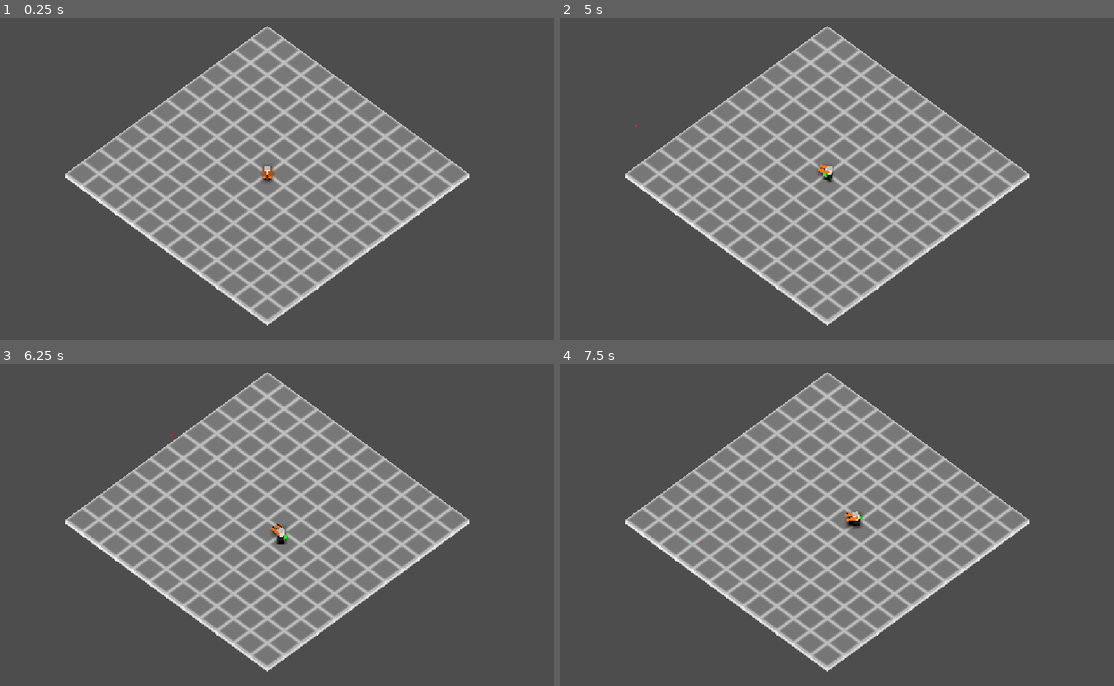
Above: before the commit, frames 1-4 (two rows, left to right).
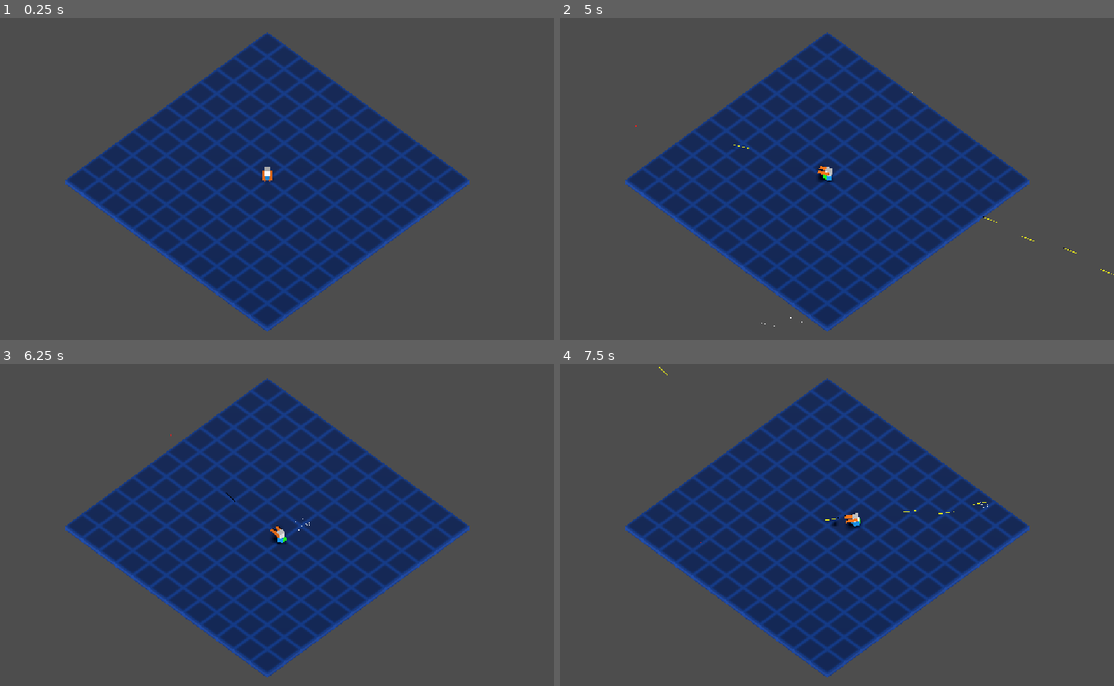
Above: after the commit, the same moments.

Repository: Gamkedo/terminus-2k28
Game: Godot game, scene res://Scenes - Levels/TestArea.tscn
Two runs of this game, one before a commit and one after it. Both use one fixed random seed, a clock stepped at 60 frames per second and the inputs below. Before the commit the project starts from res://Scenes -Levels/TestArea.tscn.
Inputs (mouse positions are in pixels of both pictures, inside the frame that each line leads up to):
- Up to frame 1 (0.25 s): no input
- Up to frame 2 (5 s): tap Enter at 0.5 s; move the mouse to (953, 162) at 0.52 s; press the mouse at (953, 162) at 0.53 s; hold D (walk_right) 0.53-1.28 s; move the mouse to (715, 195) at 1.27 s; release the mouse at (715, 195) at 1.28 s; hold S (walk_down) 1.28-2.03 s; click (715, 195) at 1.35 s; move the mouse to (886, 108) at 2.02 s; press the mouse at (886, 108) at 2.03 s; hold D (walk_right) 2.03-2.78 s; move the mouse to (798, 243) at 2.77 s; release the mouse at (798, 243) at 2.78 s; hold W (walk_up) 2.78-3.53 s; click (798, 243) at 2.85 s; move the mouse to (997, 227) at 3.52 s; press the mouse at (997, 227) at 3.53 s; hold A (walk_left) from 3.53 s (still down); move the mouse to (654, 130) at 4.27 s; release the mouse at (654, 130) at 4.28 s; click (654, 130) at 4.35 s
- Up to frame 3 (6.25 s): move the mouse to (293, 525) at 5.02 s; release A (walk_left) at 5.03 s; press the mouse at (293, 525) at 5.03 s; hold S (walk_down) 5.03-5.78 s; move the mouse to (182, 444) at 5.77 s; release the mouse at (182, 444) at 5.78 s; hold D (walk_right) from 5.78 s (still down); click (182, 444) at 5.85 s
- Up to frame 4 (7.5 s): move the mouse to (953, 508) at 6.52 s; release D (walk_right) at 6.53 s; press the mouse at (953, 508) at 6.53 s; hold W (walk_up) 6.53-7.28 s; move the mouse to (715, 541) at 7.27 s; release the mouse at (715, 541) at 7.28 s; hold D (walk_right) from 7.28 s (still down); click (715, 541) at 7.35 s

The runs differ from the first frame. In frame 1, 36% of the frame differs, in the area x 11-85%, y 2-98%; in frame 2, 36%, in the area x 11-100%, y 2-98%; in frame 3, 36%; in frame 4, 36%.

Commit message:
Mouse fires from turrets, particles spawned on collision with ground

Diff:
--- a/Scenes -Levels/TestArea.tscn
+++ b/Scenes - Levels/TestArea.tscn
@@ -7,23 +7,26 @@
 size = Vector3(48, 1, 48)
 
 [sub_resource type="StandardMaterial3D" id="StandardMaterial3D_4flbx"]
+albedo_color = Color(0, 0.29411766, 0.70980394, 1)
 albedo_texture = ExtResource("1_5omp3")
 uv1_scale = Vector3(0.25, 0.25, 0.25)
 uv1_triplanar = true
 uv2_triplanar = true
 
 [sub_resource type="BoxShape3D" id="BoxShape3D_7tbbo"]
+size = Vector3(48, 1, 48)
 
 [node name="Node3D" type="Node3D" unique_id=881090372]
 
 [node name="Ground" type="StaticBody3D" parent="." unique_id=313648461]
 
 [node name="MeshInstance3D" type="MeshInstance3D" parent="Ground" unique_id=612605019]
-transform = Transform3D(1, 0, 0, 0, 1, 0, 0, 0, 1, -1, -1, -1)
+transform = Transform3D(1, 0, 0, 0, 1, 0, 0, 0, 1, 0, -1, 0)
 mesh = SubResource("BoxMesh_y5qfa")
 surface_material_override/0 = SubResource("StandardMaterial3D_4flbx")
 
 [node name="CollisionShape3D" type="CollisionShape3D" parent="Ground" unique_id=576058120]
+transform = Transform3D(1, 0, 0, 0, 1, 0, 0, 0, 1, 0, -1, 0)
 shape = SubResource("BoxShape3D_7tbbo")
 
 [node name="Camera3D" type="Camera3D" parent="." unique_id=1314461]
--- /dev/null
+++ b/Scenes - Levels/laser_bolt.gd
@@ -0,0 +1,18 @@
+extends Area3D
+
+const SPEED = 30.0
+
+const LASER_HIT_TSCN = preload("res://Scenes - Objects/laser_hit.tscn")
+
+func _ready():
+	body_entered.connect(_on_body_entered)
+	get_tree().create_timer(5.0).timeout.connect(queue_free) # remove after 5 sec (long out of bounds)
+
+func _physics_process(delta):
+	global_position += -global_basis.z * SPEED * delta
+
+func _on_body_entered(body):
+	var hit_effect = LASER_HIT_TSCN.instantiate()
+	get_tree().current_scene.add_child(hit_effect)
+	hit_effect.global_position = global_position
+	queue_free()
--- /dev/null
+++ b/Scenes - Objects/laser_bolt.tscn
@@ -0,0 +1,24 @@
+[gd_scene format=3 uid="uid://cblqj4rysl46l"]
+
+[ext_resource type="Script" uid="uid://cm2j6bvbieeve" path="res://Scenes - Levels/laser_bolt.gd" id="1_p5fsa"]
+
+[sub_resource type="BoxMesh" id="BoxMesh_7tbbo"]
+size = Vector3(1, 1, 3.717163)
+
+[sub_resource type="StandardMaterial3D" id="StandardMaterial3D_w7dxp"]
+albedo_color = Color(1, 1, 0, 1)
+
+[sub_resource type="BoxShape3D" id="BoxShape3D_y5qfa"]
+size = Vector3(0.41448975, 0.19262695, 2.0805664)
+
+[node name="LaserBolt" type="Area3D" unique_id=1970496457]
+script = ExtResource("1_p5fsa")
+
+[node name="MeshInstance3D" type="MeshInstance3D" parent="." unique_id=471367228]
+transform = Transform3D(0.1, 0, 0, 0, 0.1, 0, 0, 0, 0.7, 0, 0, 0)
+mesh = SubResource("BoxMesh_7tbbo")
+surface_material_override/0 = SubResource("StandardMaterial3D_w7dxp")
+
+[node name="CollisionShape3D" type="CollisionShape3D" parent="." unique_id=268590403]
+transform = Transform3D(1, 0, 0, 0, 1, 0, 0, 0, 1, -0.007171631, -0.022583008, -0.10083008)
+shape = SubResource("BoxShape3D_y5qfa")
--- /dev/null
+++ b/Scenes - Objects/laser_hit.tscn
@@ -0,0 +1,37 @@
+[gd_scene format=3 uid="uid://dg14n5bxo33wb"]
+
+[ext_resource type="Script" uid="uid://dylns0kqgemus" path="res://Scripts/particle_remove.gd" id="1_otmap"]
+
+[sub_resource type="ParticleProcessMaterial" id="ParticleProcessMaterial_usmkl"]
+lifetime_randomness = 0.3
+emission_shape_scale = Vector3(0.1, 0.1, 0.1)
+emission_shape = 1
+emission_sphere_radius = 1.0
+spread = 180.0
+initial_velocity_min = 3.0
+initial_velocity_max = 6.0
+scale_min = 0.099999994
+scale_max = 0.19999999
+
+[sub_resource type="StandardMaterial3D" id="StandardMaterial3D_y5qfa"]
+shading_mode = 0
+billboard_mode = 3
+particles_anim_h_frames = 1
+particles_anim_v_frames = 1
+particles_anim_loop = false
+
+[sub_resource type="QuadMesh" id="QuadMesh_7tbbo"]
+material = SubResource("StandardMaterial3D_y5qfa")
+size = Vector2(0.1, 0.1)
+
+[node name="LaserHit" type="Node3D" unique_id=2136184369]
+script = ExtResource("1_otmap")
+
+[node name="GPUParticles3D" type="GPUParticles3D" parent="." unique_id=939054033]
+emitting = false
+amount = 25
+lifetime = 2.0
+one_shot = true
+explosiveness = 1.0
+process_material = SubResource("ParticleProcessMaterial_usmkl")
+draw_pass_1 = SubResource("QuadMesh_7tbbo")
--- a/Scenes - Objects/player.tscn
+++ b/Scenes - Objects/player.tscn
@@ -5,7 +5,7 @@
 [sub_resource type="BoxMesh" id="BoxMesh_7tbbo"]
 
 [sub_resource type="StandardMaterial3D" id="StandardMaterial3D_25807"]
-albedo_color = Color(0, 0, 0, 1)
+albedo_color = Color(0, 0.627451, 1, 1)
 
 [sub_resource type="BoxMesh" id="BoxMesh_w7dxp"]
 
@@ -35,6 +35,7 @@
 rotation_speed = 5
 
 [node name="Legs" type="MeshInstance3D" parent="." unique_id=1286979195]
+transform = Transform3D(1, 0, 0, 0, 1, 0, 0, 0, 1, 0, 0.49009085, 0)
 mesh = SubResource("BoxMesh_7tbbo")
 surface_material_override/0 = SubResource("StandardMaterial3D_25807")
 
@@ -44,7 +45,7 @@
 surface_material_override/0 = SubResource("StandardMaterial3D_dbkhw")
 
 [node name="Turret" type="MeshInstance3D" parent="." unique_id=1096646795]
-transform = Transform3D(1, 0, 0, 0, 1, 0, 0, 0, 1, 0, 1.027185, 0)
+transform = Transform3D(1, 0, 0, 0, 1, 0, 0, 0, 1, 0, 1.5172758, 0)
 mesh = SubResource("BoxMesh_7tbbo")
 surface_material_override/0 = SubResource("StandardMaterial3D_y61ny")
 
@@ -53,16 +54,22 @@
 mesh = SubResource("BoxMesh_7tbbo")
 surface_material_override/0 = SubResource("StandardMaterial3D_fgfqk")
 
+[node name="FireFromA" type="Marker3D" parent="Turret/CannonA" unique_id=37253053]
+transform = Transform3D(1, 0, 0, 0, 1, 0, 0, 0, 1, 0, 0, -0.504982)
+
 [node name="CannonB" type="MeshInstance3D" parent="Turret" unique_id=662644248]
 transform = Transform3D(0.35355338, -0.35355338, 0, 0.35355338, 0.35355338, 0, 0, 0, 2, -0.5, 0, -0.75)
 mesh = SubResource("BoxMesh_7tbbo")
 surface_material_override/0 = SubResource("StandardMaterial3D_fgfqk")
 
+[node name="FireFromB" type="Marker3D" parent="Turret/CannonB" unique_id=25099831]
+transform = Transform3D(1, 0, 0, 0, 1, 0, 0, 0, 1, 0, 0, -0.5019088)
+
 [node name="CollisionShape3D" type="CollisionShape3D" parent="." unique_id=1486092495]
-transform = Transform3D(1, 0, 0, 0, 1, 0, 0, 0, 1, 0, 0.54003906, 0)
+transform = Transform3D(1, 0, 0, 0, 1, 0, 0, 0, 1, 0, 1.0301299, 0)
 shape = SubResource("CylinderShape3D_7tbbo")
 
 [node name="AimDot" type="MeshInstance3D" parent="." unique_id=249952343]
-transform = Transform3D(0.3, 0, 0, 0, 0.3, 0, 0, 0, 0.3, 3.7888882, 0.4492321, 0)
+transform = Transform3D(0.3, 0, 0, 0, 0.3, 0, 0, 0, 0.3, 3.7888882, 0.93932295, 0)
 mesh = SubResource("SphereMesh_4flbx")
 surface_material_override/0 = SubResource("StandardMaterial3D_onrkg")
--- /dev/null
+++ b/Scripts/particle_remove.gd
@@ -0,0 +1,7 @@
+extends Node3D
+
+@onready var child_particle = $GPUParticles3D
+
+func _ready():
+	child_particle.finished.connect(queue_free)
+	child_particle.restart() # wake up emitter
--- a/Scripts/player.gd
+++ b/Scripts/player.gd
@@ -8,25 +8,50 @@
 
 # constants
 const SPEED = 5.0
+const FIRE_RATE = 0.2
 
 # internal variables
 var last_direction = Vector3.FORWARD
+var reload_time = 0
+var alternate_cannon_left = true
 
 # exposed/tunable variables
 @export var rotation_speed = 2
 
 # external references
 @onready var camera = get_viewport().get_camera_3d()
+const LASER_TSCN = preload("res://Scenes - Objects/laser_bolt.tscn")
+
 # internal references
 @onready var legs = $Legs
 @onready var turret = $Turret
+@onready var muzzleA = $Turret/CannonA/FireFromA
+@onready var muzzleB = $Turret/CannonB/FireFromB
 @onready var aim_dot = $AimDot
 
 func _ready() -> void:
 	pass
 
 func _process(delta):
+	reload_time -= delta
+
 	look_at_cursor()
+
+	if Input.is_action_pressed("fire") and reload_time <= 0.0:
+		reload_time = FIRE_RATE
+		fire()
+
+func fire():
+	var laser = LASER_TSCN.instantiate()
+	get_tree().current_scene.add_child(laser)
+
+	if alternate_cannon_left:
+		laser.global_position = muzzleA.global_position
+		laser.global_rotation = muzzleA.global_rotation
+	else:
+		laser.global_position = muzzleB.global_position
+		laser.global_rotation = muzzleB.global_rotation
+	alternate_cannon_left = !alternate_cannon_left
 
 func _physics_process(delta: float) -> void:
 	var input_dir = Input.get_vector("walk_left", "walk_right", "walk_up", "walk_down")
@@ -56,7 +81,7 @@
 	move_and_slide()
 
 func look_at_cursor():
-	var target_plane_mouse = Plane(Vector3(0,1,0), turret.global_position.y)
+	var target_plane_mouse = Plane(Vector3(0,1,0), position.y)
 	var ray_length = 1000
 	var mouse_position = get_viewport().get_mouse_position()
 	var from = camera.project_ray_origin(mouse_position)
--- a/project.godot
+++ b/project.godot
@@ -46,6 +46,11 @@
 , Object(InputEventKey,"resource_local_to_scene":false,"resource_name":"","device":-1,"window_id":0,"alt_pressed":false …(186 unchanged characters)…
 ]
 }
+fire={
+"deadzone": 0.2,
+"events": [Object(InputEventMouseButton,"resource_local_to_scene":false,"resource_name":"","device":-1,"window_id":0,"alt_pressed":false,"shift_pressed":false,"ctrl_pressed":false,"meta_pressed":false,"button_mask":1,"position":Vector2(364, 9),"global_position":Vector2(373, 57),"factor":1.0,"button_index":1,"canceled":false,"pressed":true,"double_click":false,"script":null)
+]
+}
 
 [physics]
 
Not shown, added: Scenes - Levels/laser_bolt.gd.uid
Not shown, added: Scripts/particle_remove.gd.uid
